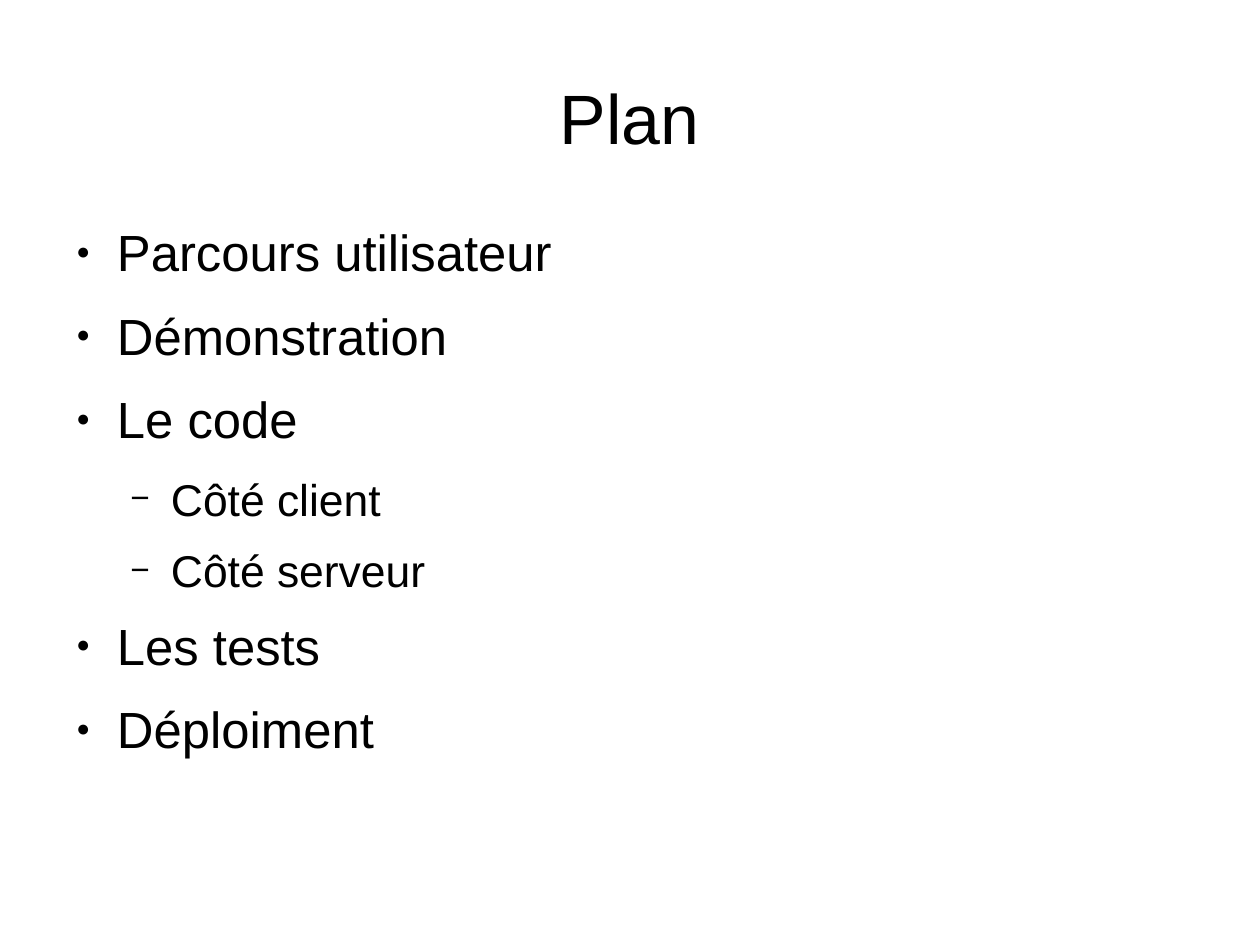
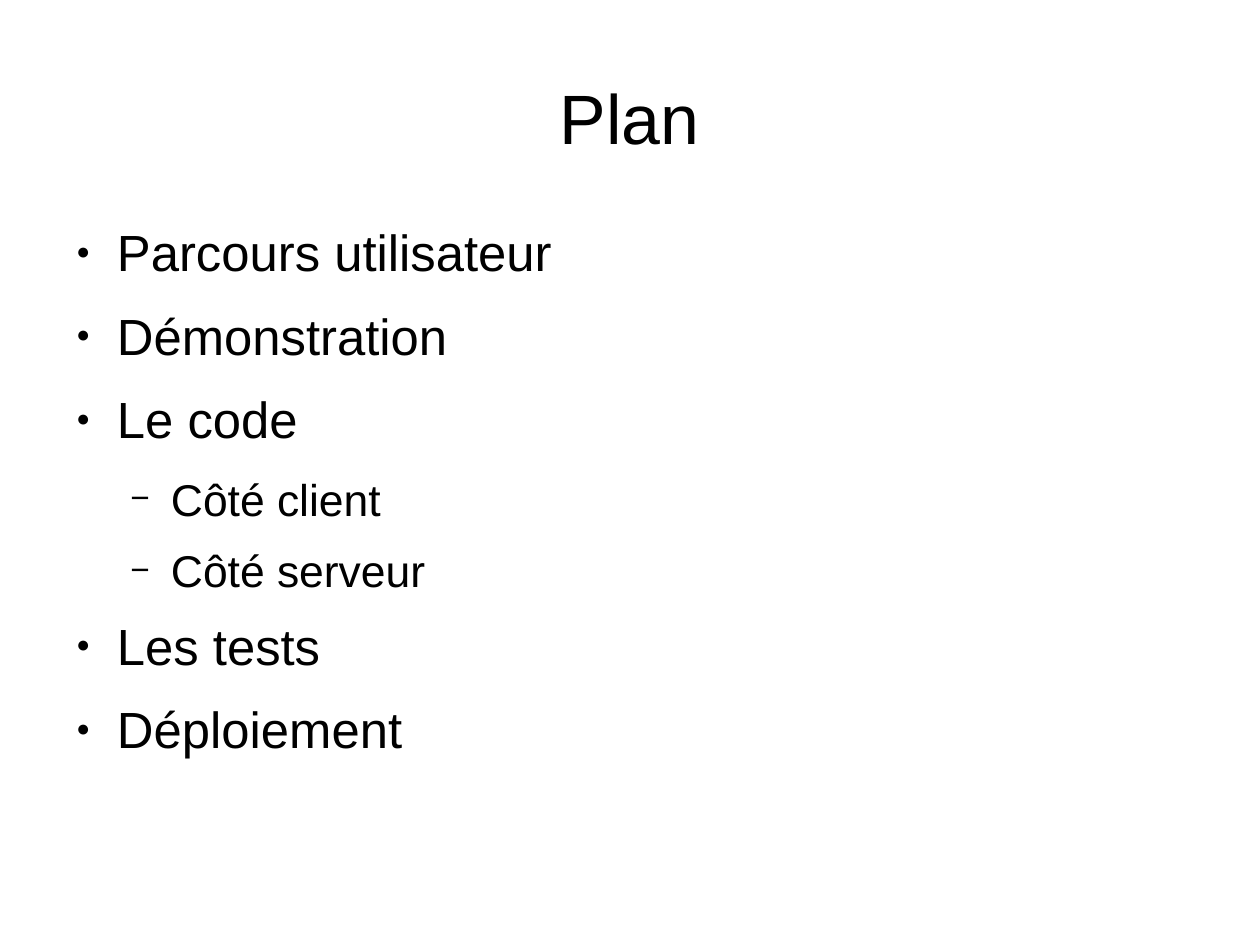
Before and after one commit to blingstand/probling, a slide deck: slide 2 of slide.odp. Drawn at 1260x945 pixels with LibreOffice and Linux fonts; fonts in the diff are those of the drawing; background and template pictures are left out. Boxes give left, top, right and bottom in pixels: in the first picture for what was removed or moved away, otherwise in the second. Text is boxed around its words. In the diff, an @@ line names an element or a change of style, - is before the commit and + after.

```diff
--- a/slide.odp
+++ b/slide.odp
@@ text at [117, 710, 402, 759]: text changed @@
-● Déploiment
+● Déploiement
```
Also in this commit, not shown: 2 other slides changed, 3 slides added, 3 other files.
